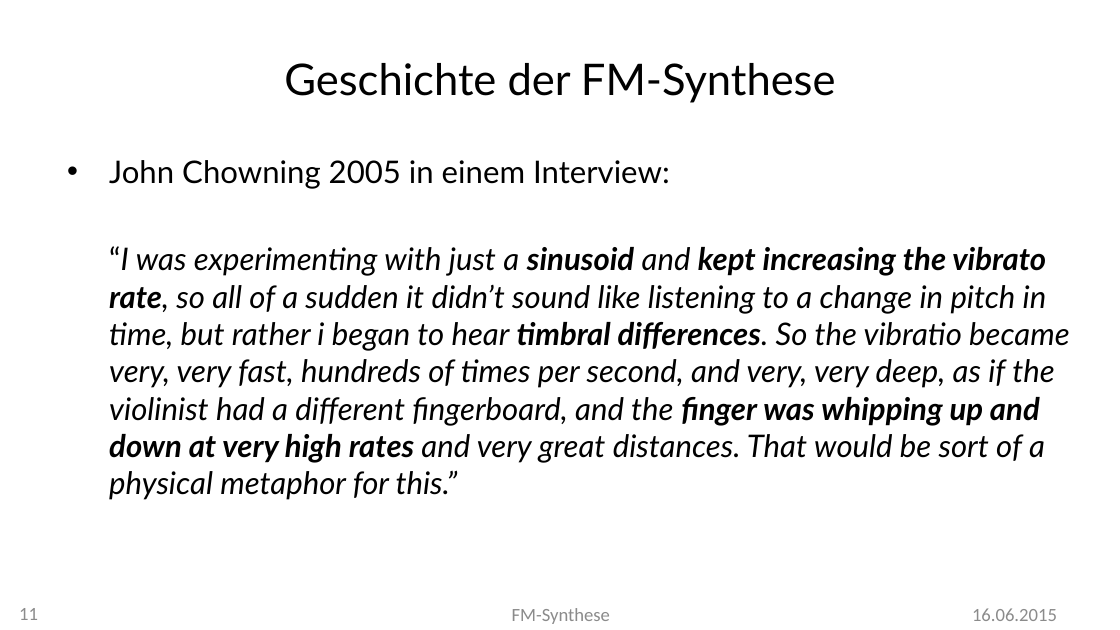
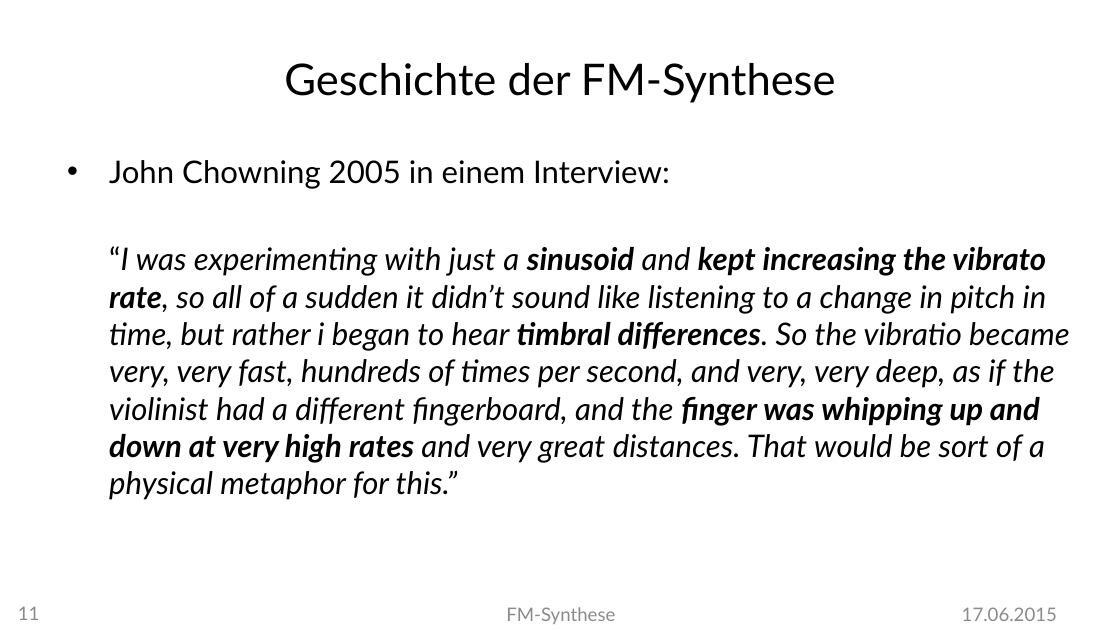
Before and after one commit to MBulli/VSeminar, a slide deck: slide 11 of Praesentation/FMSynthese-Julius.pptx. Drawn at 1120x630 pixels with LibreOffice and Linux fonts; fonts in the diff are those of the drawing; background and template pictures are left out. Boxes give left, top, right and bottom in pixels: in the first picture for what was removed or moved away, otherwise in the second. Text is boxed around its words. In the diff, an @@ line names an element or a change of style, - is before the commit and + after.

Commit message:
New presentation stuff

```diff
--- a/Praesentation/FMSynthese-Julius.pptx
+++ b/Praesentation/FMSynthese-Julius.pptx
@@ page number at box(18, 606, 40, 620): font Calibri to Lato @@
@@ text "FM-Synthese" at box(506, 607, 615, 624): font Calibri to Lato @@
@@ text at box(962, 607, 1057, 621): text changed; font Calibri to Lato @@
-16.06.2015
+17.06.2015
```
Also in this commit, not shown: 25 other slides changed, 1 slide added.
